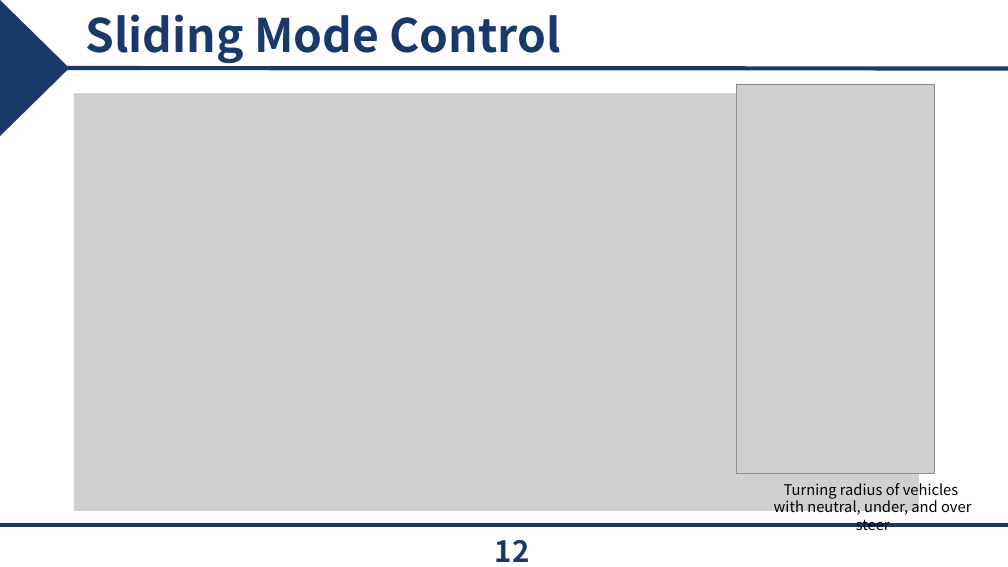
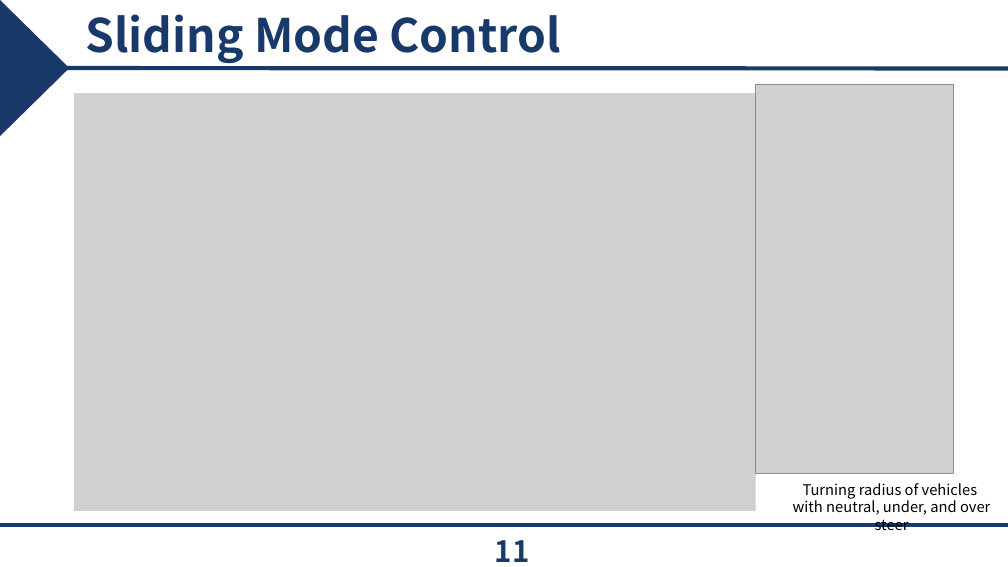
Before and after one commit to epoxx-arch/Torque_vectoringthesis, a slide deck: slide 11 of 졸업 논문/JCCI 발표.pptx (slide 12 before the commit). Drawn at 1008x567 pixels with LibreOffice and Linux fonts; fonts in the diff are those of the drawing; grey boxes stand for pictures; background and template pictures are left out. Boxes give left, top, right and bottom in pixels: in the first picture for what was removed or moved away, otherwise in the second. Text is boxed around its words. In the diff, an @@ line names an element or a change of style, - is before the commit and + after.

```diff
--- a/졸업 논문/JCCI 발표.pptx
+++ b/졸업 논문/JCCI 발표.pptx
@@ picture moved from (x1=737, y1=84, x2=935, y2=473) to (x1=756, y1=84, x2=954, y2=473) @@
@@ picture resized from (x1=74, y1=93, x2=920, y2=511) to (x1=74, y1=93, x2=756, y2=511) @@
@@ text "Turning radius of vehicles" moved from (x1=774, y1=483, x2=971, y2=530) to (x1=793, y1=483, x2=990, y2=530) @@
@@ page number at (x1=495, y1=540, x2=530, y2=562): text changed @@
-12
+11
```
Also in this commit, not shown: 10 other slides changed, 7 slides added, 5 slides removed, 27 other files.
